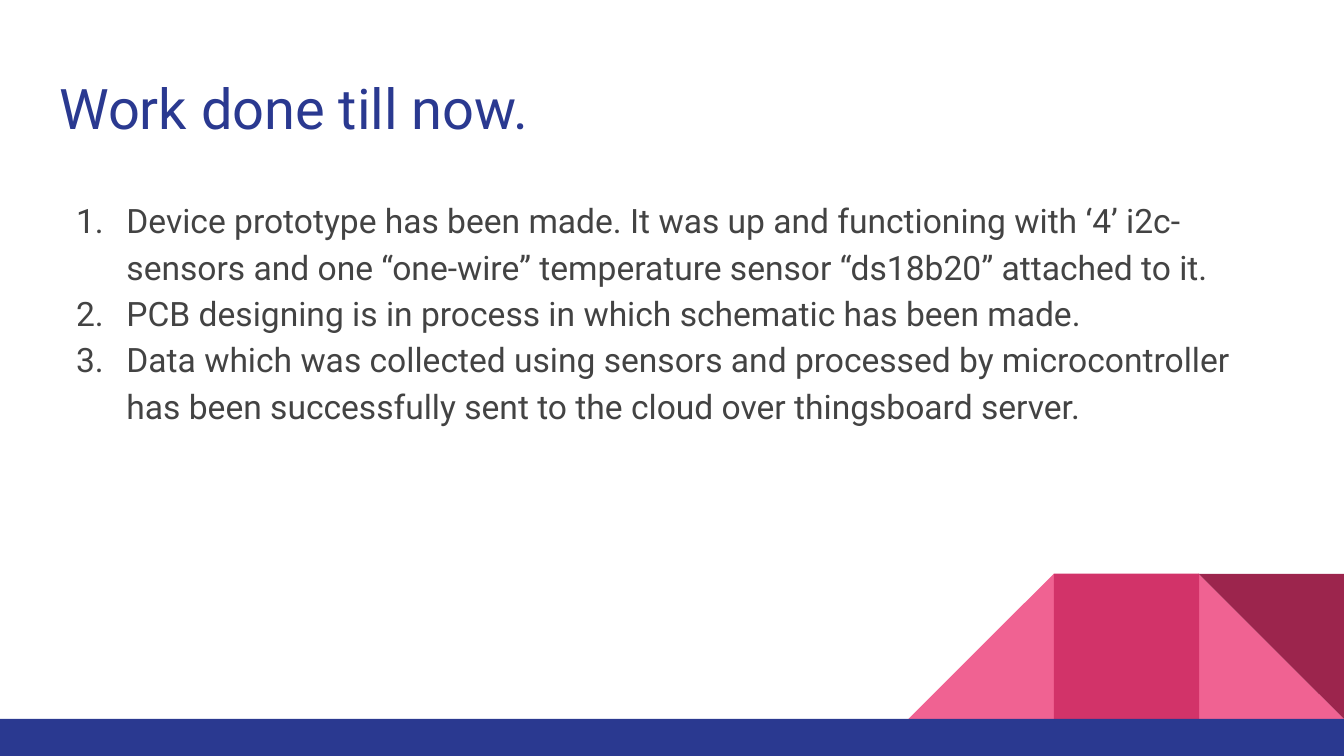
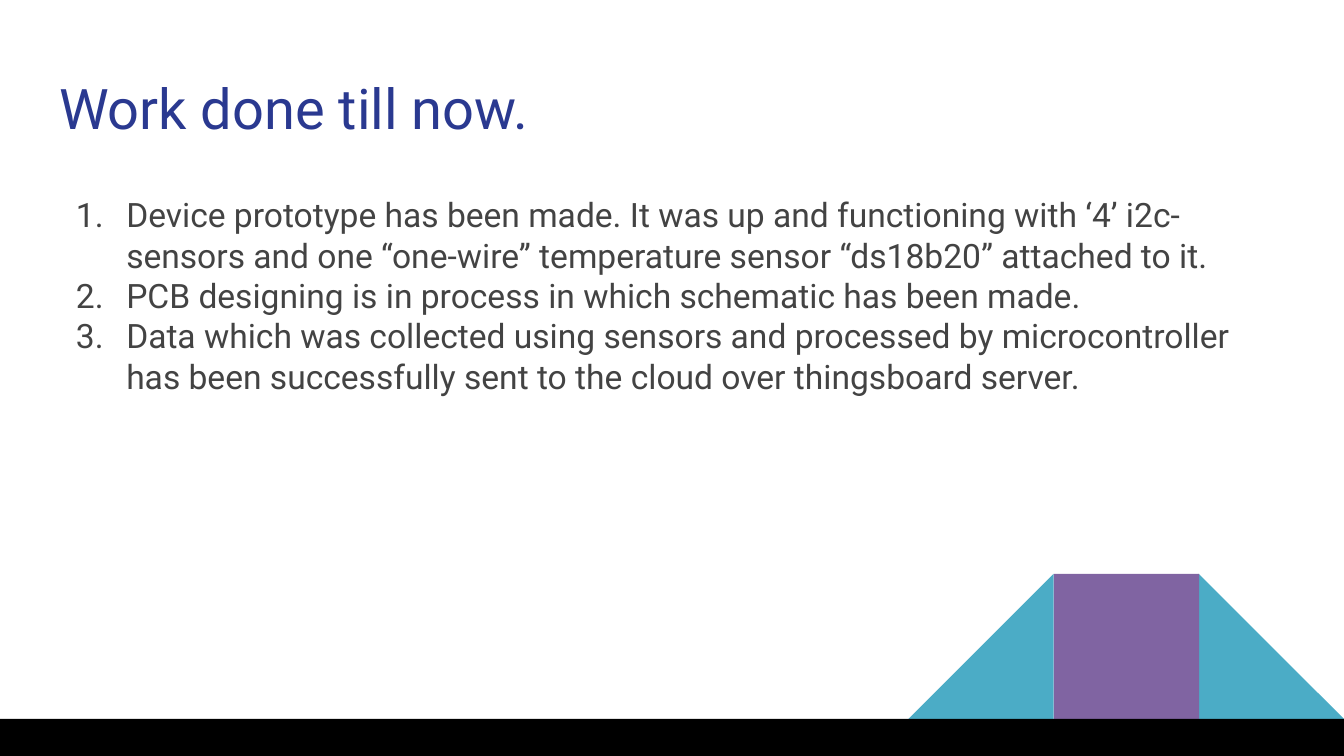
Before and after one commit to bsahil/Kritsnam, a slide deck: slide 2 of presentations/PPT_29-6-18.pptx. Drawn at 1344x756 pixels with LibreOffice and Linux fonts; fonts in the diff are those of the drawing. Boxes give left, top, right and bottom in pixels: in the first picture for what was removed or moved away, otherwise in the second. Text is boxed around its words. In the diff, an @@ line names an element or a change of style, - is before the commit and + after.

```diff
--- a/presentations/PPT_29-6-18.pptx
+++ b/presentations/PPT_29-6-18.pptx
@@ text "Device prototype has been made. ..." at <box>126,201,1229,396</box>: indent changed; line spacing 1.15 to 1 @@
@@ right triangle at <box>909,574,1054,719</box>: fill #F06292 to #4BACC6 @@
@@ rectangle at <box>1054,574,1199,719</box>: fill #D23369 to #8064A2 @@
@@ right triangle at <box>1199,574,1344,719</box>: fill #F06292 to #4BACC6 @@
@@ right triangle removed at <box>1199,574,1344,719</box> @@
@@ rectangle at <box>0,719,1344,756</box>: fill #2A3990 to #000000 @@
```
Also in this commit, not shown: 2 other slides changed.
